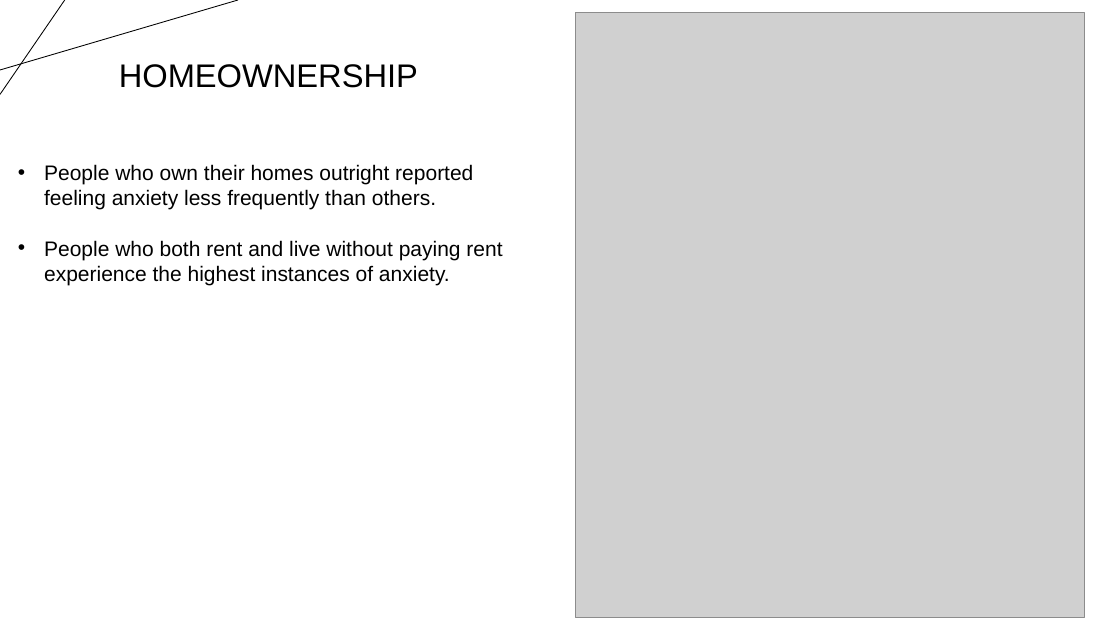
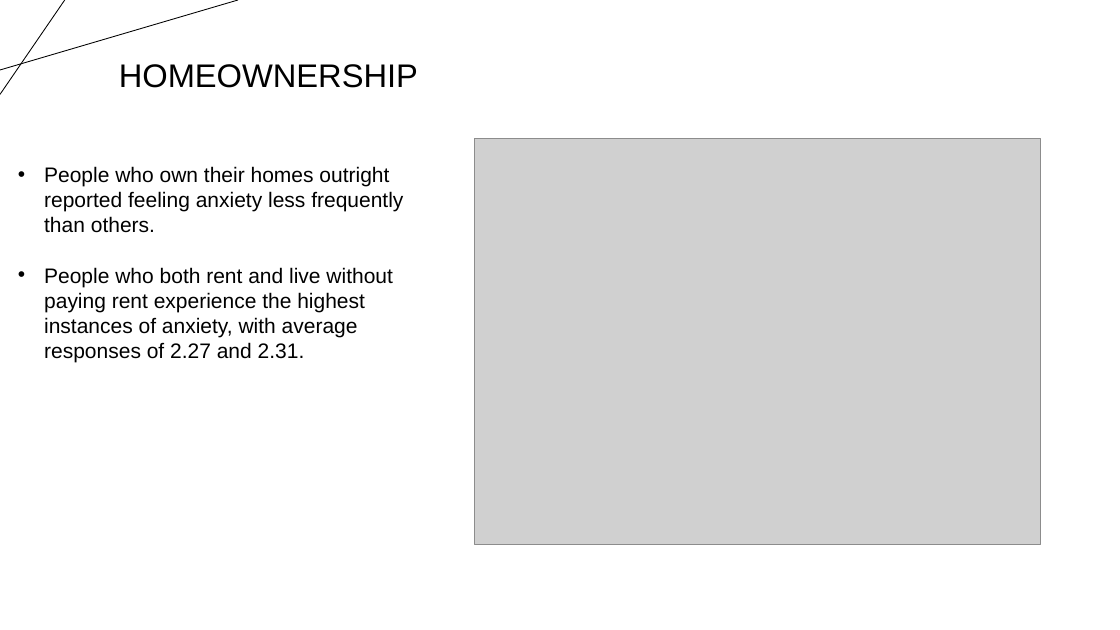
Before and after one commit to ginaleonardi/project_1, a slide deck: slide 10 of Project_Presentation.pptx. Drawn at 1120x630 pixels with LibreOffice and Linux fonts; fonts in the diff are those of the drawing; grey boxes stand for pictures. Boxes give left, top, right and bottom in pixels: in the first picture for what was removed or moved away, otherwise in the second. Text is boxed around its words. In the diff, an @@ line names an element or a change of style, - is before the commit and + after.

```diff
--- a/Project_Presentation.pptx
+++ b/Project_Presentation.pptx
@@ picture: place and size @@
-picture at [576, 13, 1084, 618]
+picture at [475, 139, 1041, 544]
@@ text at [44, 267, 392, 363]: text changed @@
-• People who both rent and live without paying rent experience the highest instances of anxiety.
+• People who both rent and live without paying rent experience the highest instances of anxiety, with average responses of 2.27 and 2.31.
```
Also in this commit, not shown: 2 other slides changed.
